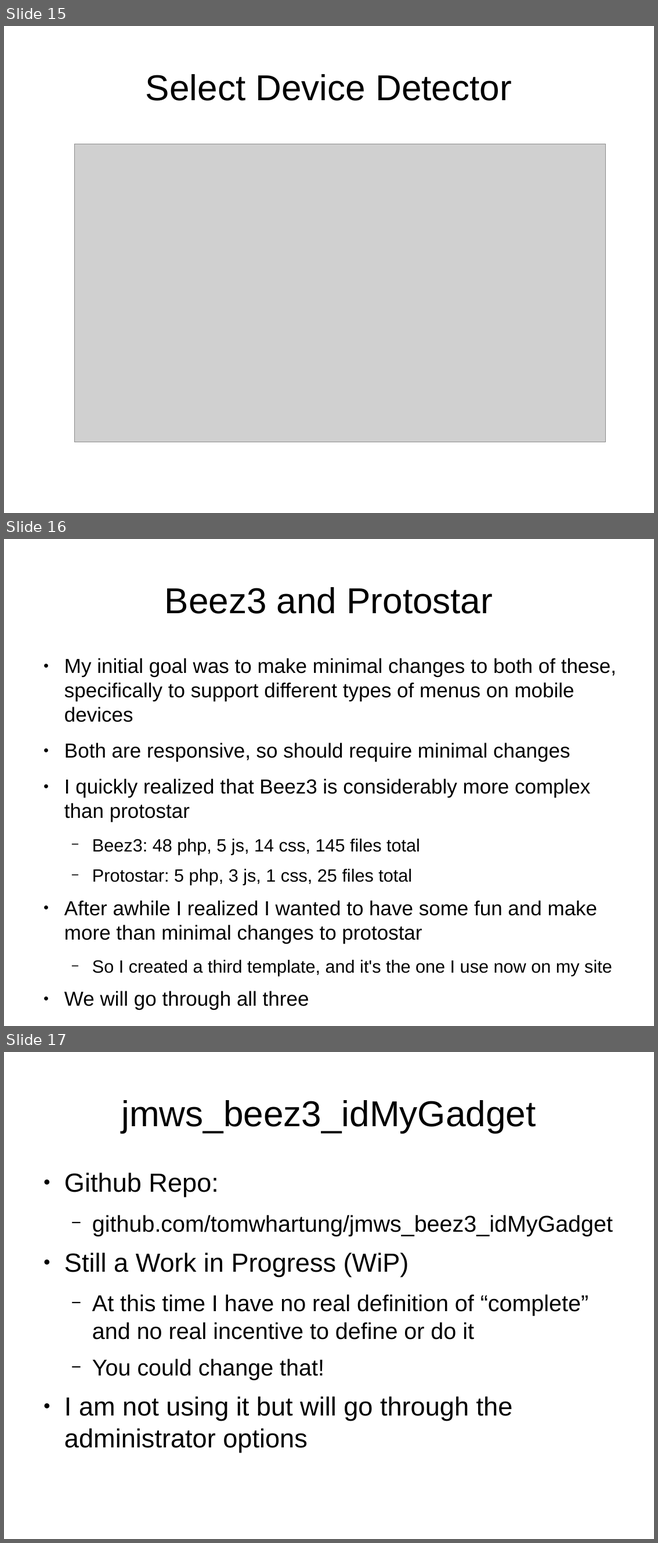
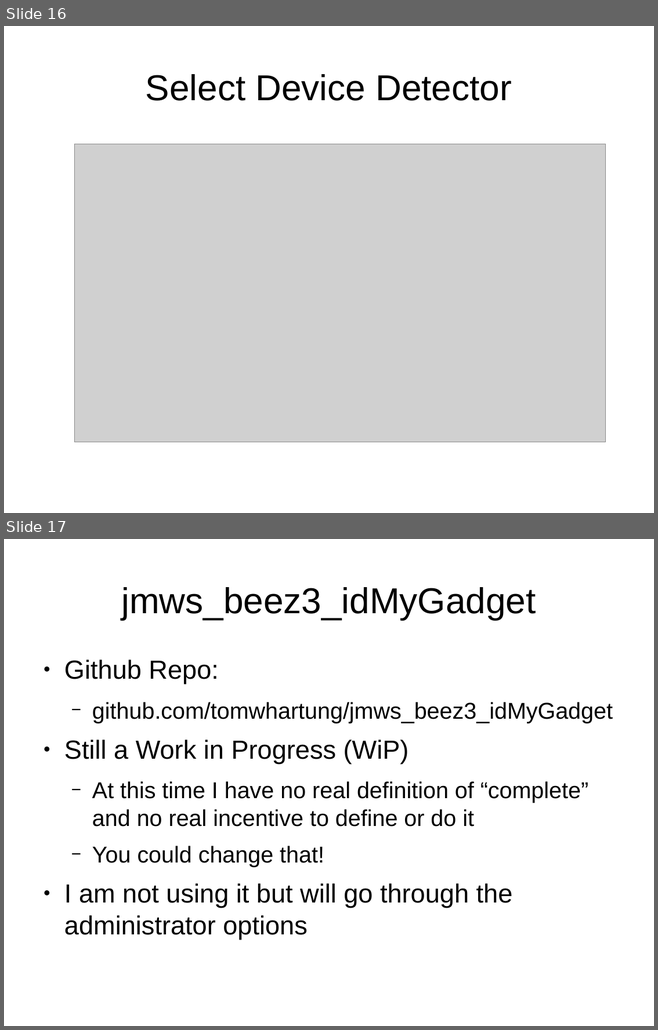
Before and after one commit to tomwhartung/jmws_accoutrements, a slide deck: presentations/2016_04-AWD_in_PHP_CMSes/AWD_in_PHP_CMSes-slides.odp. Shown one above the other, each under a label of ours: slides 15, 16 and 17 before the commit, slides 16 and 17 after it. The pictures are 658x1543 and 658x1030 pixels, drawn with LibreOffice and Linux fonts; fonts in the diff are those of the drawing; grey boxes stand for pictures. Boxes give left, top, right and bottom in pixels: in the first picture for what was removed or moved away, otherwise in the second. Text is boxed around its words. In the diff, an @@ line names an element or a change of style, - is before the commit and + after.

Commit message:
The "What"s should be OK, starting on the "Why"s.

```diff
--- a/presentations/2016_04-AWD_in_PHP_CMSes/AWD_in_PHP_CMSes-slides.odp
+++ b/presentations/2016_04-AWD_in_PHP_CMSes/AWD_in_PHP_CMSes-slides.odp
@@ slide 16 removed at (4,539,654,1026), background #FFFFFF @@
@@ title removed at (165,587,493,614) @@
-Beez3 and Protostar
@@ text removed at (64,658,616,1010) @@
-● My initial goal was to make minimal changes to both of these, specifically to support different types of menus on mobile devices
-● Both are responsive, so should require minimal changes
-● I quickly realized that Beez3 is considerably more complex than protostar
-  − Beez3: 48 php, 5 js, 14 css, 145 files total
-  − Protostar: 5 php, 3 js, 1 css, 25 files total
-● After awhile I realized I wanted to have some fun and make more than minimal changes to protostar
-  − So I created a third template, and it's the one I use now on my site
-● We will go through all three
@@ what was slide 15 is now slide 16 @@
```
Also in this commit, not shown: 3 slides changed, 1 slide added.
